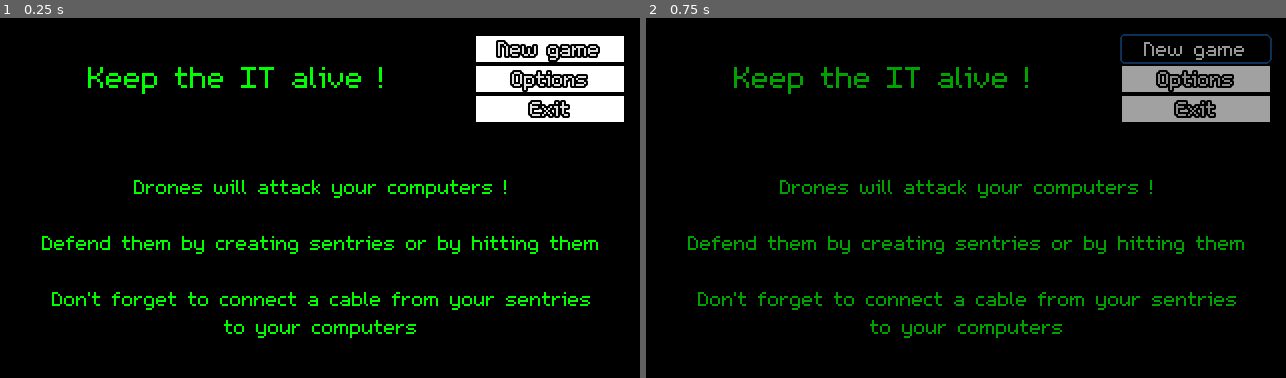
Above: before the commit, frames 1-2 (left to right).
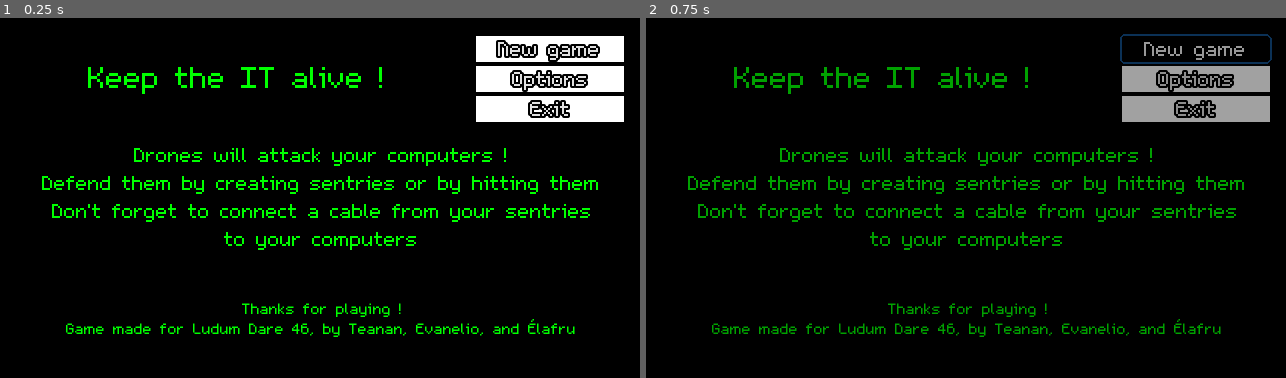
Above: after the commit, the same moments.

Repository: Evanaellio/ludumdare46
Game: Godot game, scene res://Game/Game.tscn
The game is run twice, just before and just after one commit, with the same random seed, the same clock (stepped at 60 frames per second) and the same inputs. Sound files missing from this copy of the repository are replaced by a short silence.
Inputs:
- Up to frame 1 (0.25 s): no input
- Up to frame 2 (0.75 s): click "New game" at 0.5 s

The runs differ from the first frame. In frame 1, 6.0% of the frame differs, in the area x 6-94%, y 36-89%; in frame 2, 6.0%.

Commit message:
Remerciements et crédits sur l'écran titre et l'écran de victoire

Diff:
--- a/GUI/WinLoseScreen/ecranGagnant.tscn
+++ b/GUI/WinLoseScreen/ecranGagnant.tscn
@@ -1,11 +1,16 @@
-[gd_scene load_steps=8 format=2]
+[gd_scene load_steps=10 format=2]
 
 [ext_resource path="res://Assets/Images/YouWinB.png" type="Texture" id=1]
 [ext_resource path="res://Assets/Images/YouWinG.png" type="Texture" id=2]
 [ext_resource path="res://Assets/Images/YouWinR.png" type="Texture" id=3]
 [ext_resource path="res://GUI/WinLoseScreen/ecranGagnant.gd" type="Script" id=4]
+[ext_resource path="res://Assets/Fonts/m5x7.ttf" type="DynamicFontData" id=5]
 
-[sub_resource type="SpriteFrames" id=1]
+[sub_resource type="DynamicFont" id=4]
+size = 12
+font_data = ExtResource( 5 )
+
+[sub_resource type="SpriteFrames" id=5]
 animations = [ {
 "frames": [ ExtResource( 1 ), null ],
 "loop": true,
@@ -41,15 +46,32 @@
 "_edit_use_anchors_": false
 }
 
+[node name="RichTextLabel3" type="RichTextLabel" parent="Control"]
+margin_left = -160.0
+margin_top = 60.0
+margin_right = 160.0
+margin_bottom = 90.0
+custom_fonts/normal_font = SubResource( 4 )
+custom_colors/default_color = Color( 0, 1, 0, 1 )
+bbcode_enabled = true
+bbcode_text = "[center]Thanks for playing !
+Game made for Ludum Dare 46, by Teanan, Evanelio, and Élafru[/center]"
+text = "Thanks for playing !
+Game made for Ludum Dare 46, by Teanan, Evanelio, and Élafru"
+__meta__ = {
+"_edit_use_anchors_": false
+}
+
 [node name="Sprite" type="AnimatedSprite" parent="Control"]
-frames = SubResource( 1 )
+frames = SubResource( 5 )
+frame = 1
 playing = true
 
 [node name="Sprite2" type="AnimatedSprite" parent="Control"]
-frames = SubResource( 2 )
+frames = SubResource( 6 )
 frame = 1
 playing = true
 
 [node name="Sprite3" type="AnimatedSprite" parent="Control"]
-frames = SubResource( 3 )
+frames = SubResource( 7 )
 playing = true
--- a/TitleScreen/MainMenu.tscn
+++ b/TitleScreen/MainMenu.tscn
@@ -7,10 +7,14 @@
 [sub_resource type="StyleBoxFlat" id=1]
 bg_color = Color( 0, 0, 0, 1 )
 
-[sub_resource type="DynamicFont" id=3]
+[sub_resource type="DynamicFont" id=2]
 font_data = ExtResource( 2 )
 
-[sub_resource type="DynamicFont" id=2]
+[sub_resource type="DynamicFont" id=4]
+size = 12
+font_data = ExtResource( 2 )
+
+[sub_resource type="DynamicFont" id=3]
 size = 24
 outline_color = Color( 0, 1, 0, 1 )
 use_mipmaps = true
@@ -63,24 +67,36 @@
 
 [node name="RichTextLabel2" type="RichTextLabel" parent="BG"]
 margin_left = 10.0
-margin_top = 77.0
+margin_top = 61.0
 margin_right = 312.0
-margin_bottom = 173.0
-custom_fonts/normal_font = SubResource( 3 )
+margin_bottom = 120.0
+custom_fonts/normal_font = SubResource( 2 )
 custom_colors/default_color = Color( 0, 1, 0, 1 )
 bbcode_enabled = true
 bbcode_text = "[center]Drones will attack your computers !
-
 Defend them by creating sentries or by hitting them
-
 Don't forget to connect a cable from your sentries
 to your computers[/center]"
 text = "Drones will attack your computers !
-
 Defend them by creating sentries or by hitting them
-
 Don't forget to connect a cable from your sentries
 to your computers"
+__meta__ = {
+"_edit_use_anchors_": false
+}
+
+[node name="RichTextLabel3" type="RichTextLabel" parent="BG"]
+margin_left = 10.0
+margin_top = 140.0
+margin_right = 312.0
+margin_bottom = 170.0
+custom_fonts/normal_font = SubResource( 4 )
+custom_colors/default_color = Color( 0, 1, 0, 1 )
+bbcode_enabled = true
+bbcode_text = "[center]Thanks for playing !
+Game made for Ludum Dare 46, by Teanan, Evanelio, and Élafru[/center]"
+text = "Thanks for playing !
+Game made for Ludum Dare 46, by Teanan, Evanelio, and Élafru"
 __meta__ = {
 "_edit_use_anchors_": false
 }
Not shown: 2 places in GUI/WinLoseScreen/ecranGagnant.tscn that only renumber resources
Not shown: 2 places in TitleScreen/MainMenu.tscn that only renumber resources
